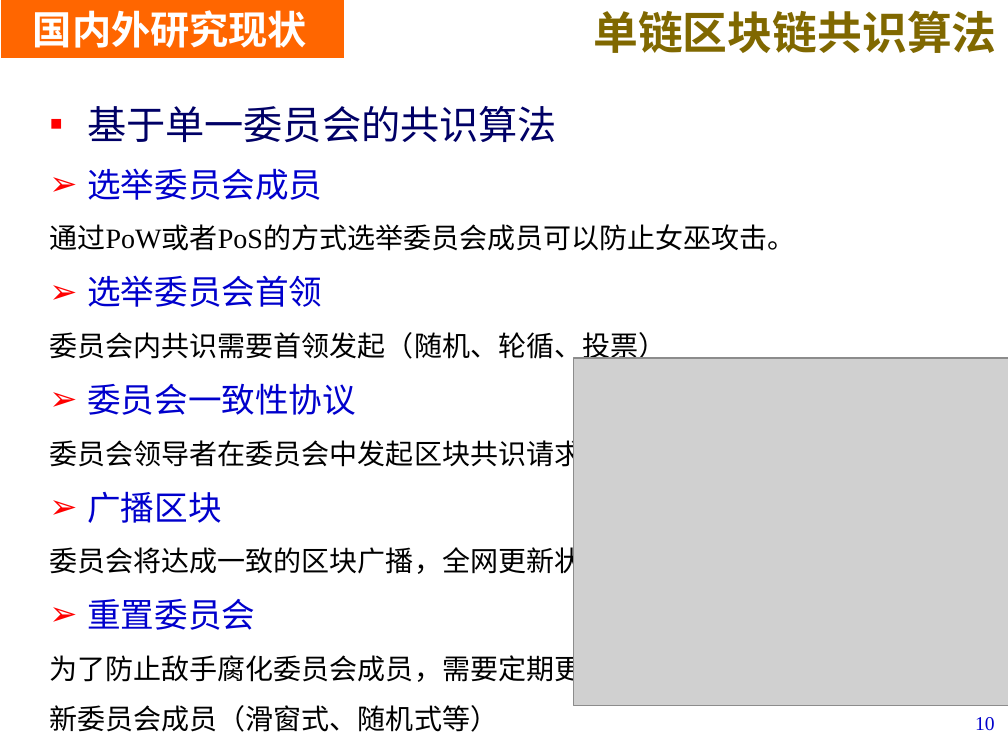
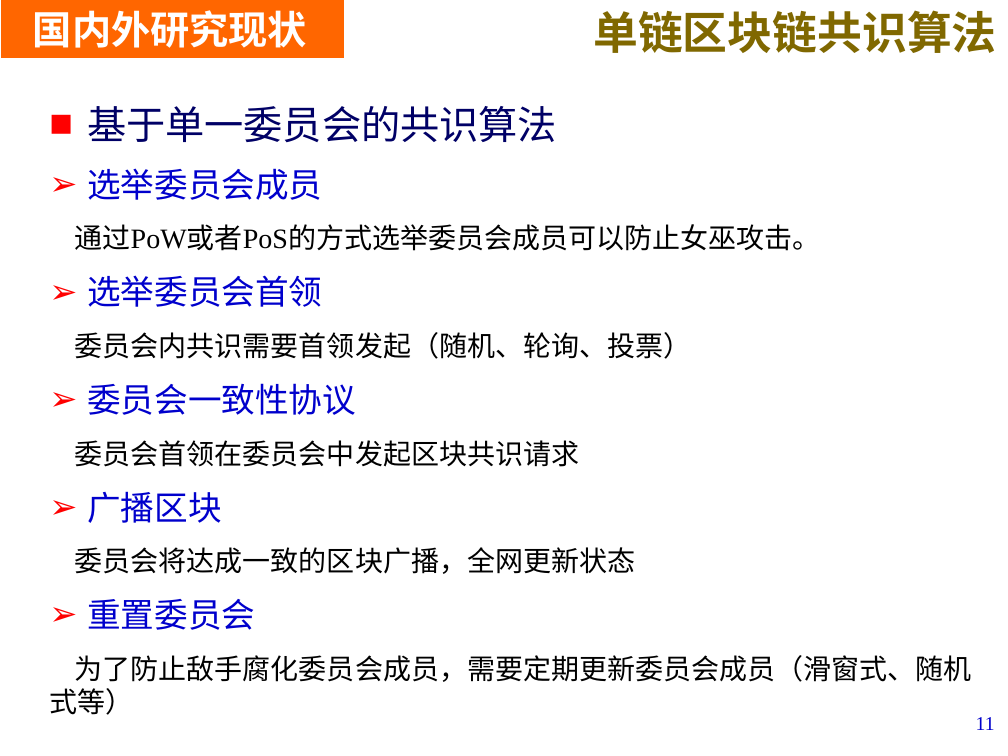
Before and after one commit to LiZhang2021/Blockchain, a slide deck: slide 11 of Doc/PHD_Papers/Thesis Proposal/开题V1.pptx (slide 10 before the commit). Drawn at 1008x756 pixels with LibreOffice and Linux fonts; fonts in the diff are those of the drawing; grey boxes stand for pictures; background and template pictures are left out. Boxes give left, top, right and bottom in pixels: in the first picture for what was removed or moved away, otherwise in the second. Text is boxed around its words. In the diff, an @@ line names an element or a change of style, - is before the commit and + after.

```diff
--- a/Doc/PHD_Papers/Thesis Proposal/开题V1.pptx
+++ b/Doc/PHD_Papers/Thesis Proposal/开题V1.pptx
@@ text at bbox=[75, 332, 692, 359]: text changed @@
-委员会内共识需要首领发起（随机、轮循、投票）
+委员会内共识需要首领发起（随机、轮询、投票）
@@ picture removed at bbox=[574, 358, 1008, 706] @@
@@ text at bbox=[75, 440, 580, 467]: text changed @@
-委员会领导者在委员会中发起区块共识请求
+委员会首领在委员会中发起区块共识请求
@@ text at bbox=[49, 655, 972, 715]: text changed @@
-为了防止敌手腐化委员会成员，需要定期更
-新委员会成员（滑窗式、随机式等）
+为了防止敌手腐化委员会成员，需要定期更新委员会成员（滑窗式、随机式等）
@@ page number at bbox=[976, 717, 995, 730]: text changed @@
-10
+11
```
Also in this commit, not shown: 24 other slides changed, 1 slide added, 4 slides removed, 1 other file.
